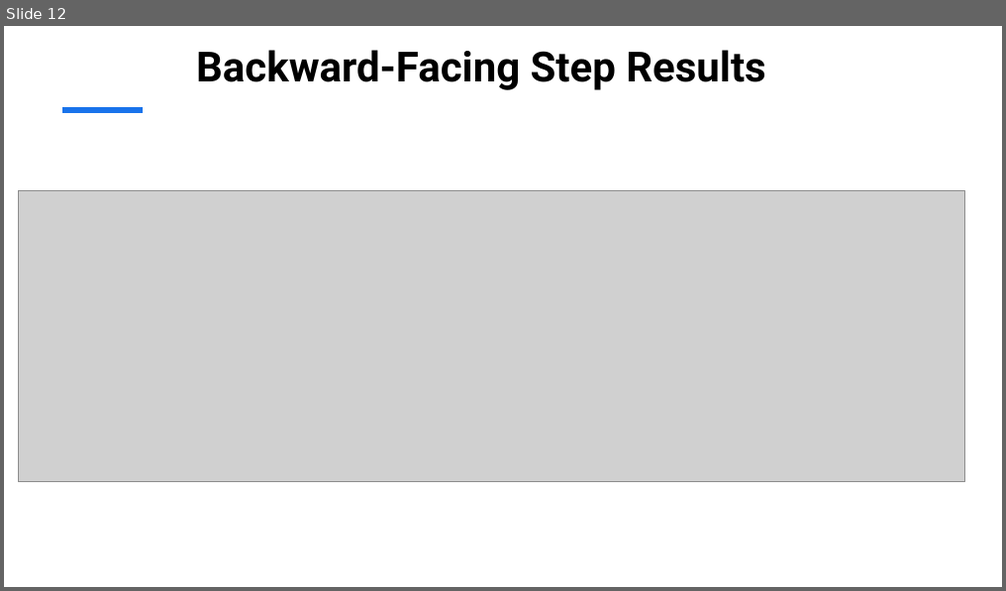
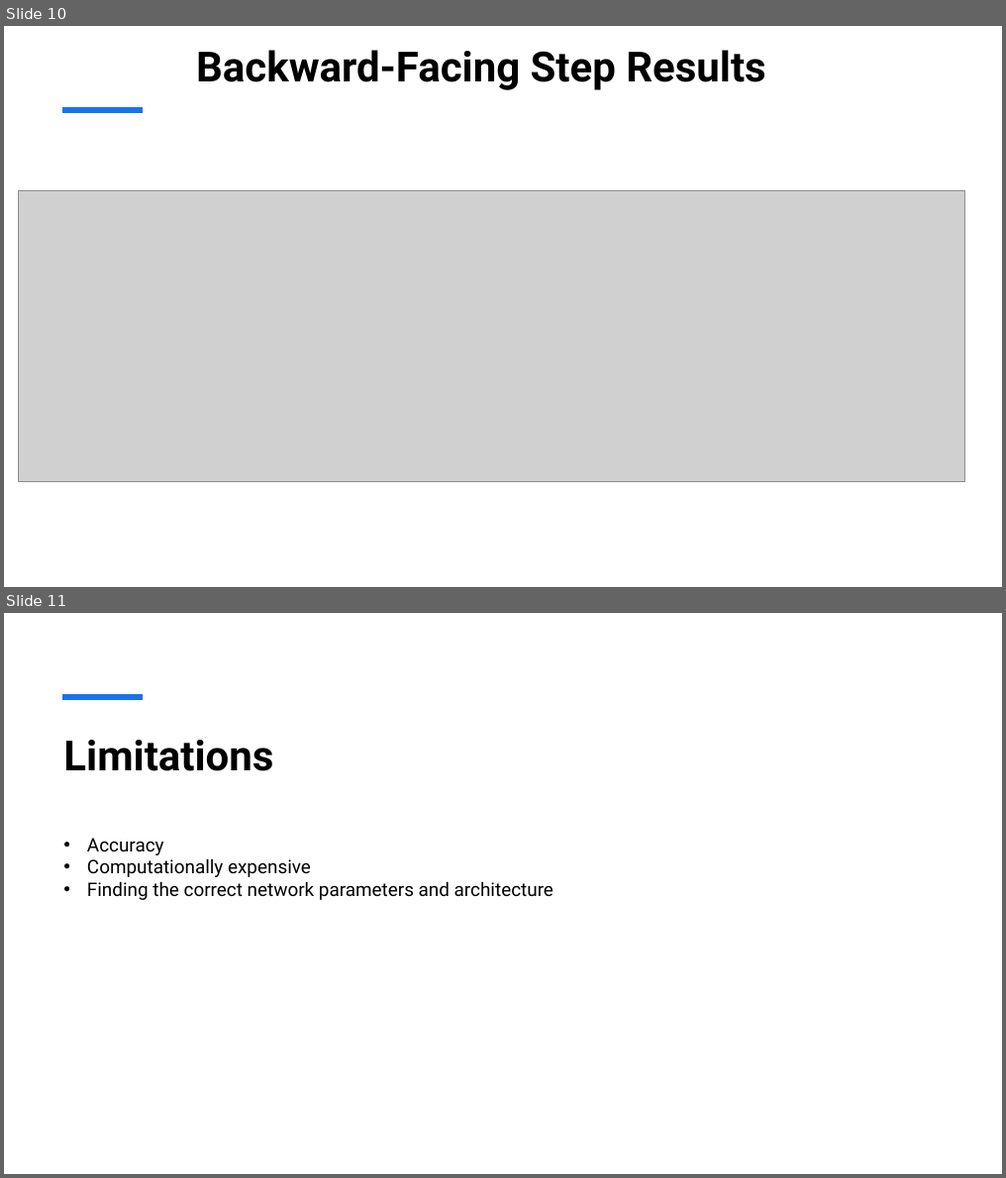
Before and after one commit to henrikhaug1/MEK4470, a slide deck: Presentation1.pptx. Shown one above the other, each under a label of ours: slide 12 before the commit, slides 10 and 11 after it. The pictures are 1006x591 and 1006x1178 pixels, drawn with LibreOffice and Linux fonts; fonts in the diff are those of the drawing; grey boxes stand for pictures. Boxes give left, top, right and bottom in pixels: in the first picture for what was removed or moved away, otherwise in the second. Text is boxed around its words. In the diff, an @@ line names an element or a change of style, - is before the commit and + after.

```diff
--- a/Presentation1.pptx
+++ b/Presentation1.pptx
@@ slide 11 added at (x1=4, y1=613, x2=1002, y2=1174), background #FFFFFF; not listed: 1 template element that a slide beside it also shows @@
@@ title added at (x1=63, y1=740, x2=273, y2=771), 40 pt, text #000000, bold @@
+Limitations
@@ text added at (x1=87, y1=838, x2=553, y2=900), 18 pt, text #000000 @@
+• Accuracy
+• Computationally expensive
+• Finding the correct network parameters and architecture
@@ what was slide 12 is now slide 10 @@
```
Also in this commit, not shown: 5 slides changed, 3 other slides added, 6 slides removed, 26 other files.
